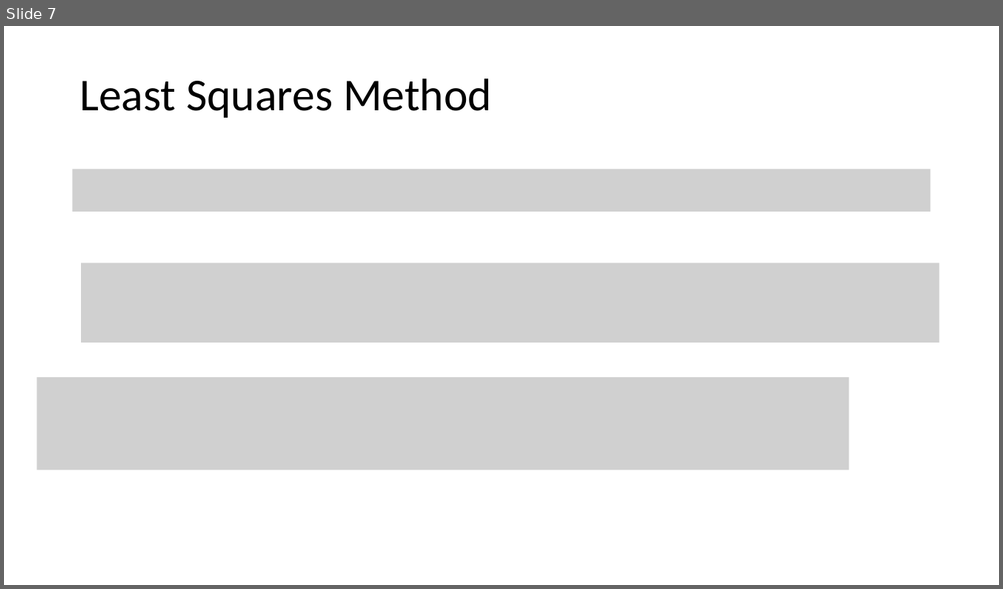
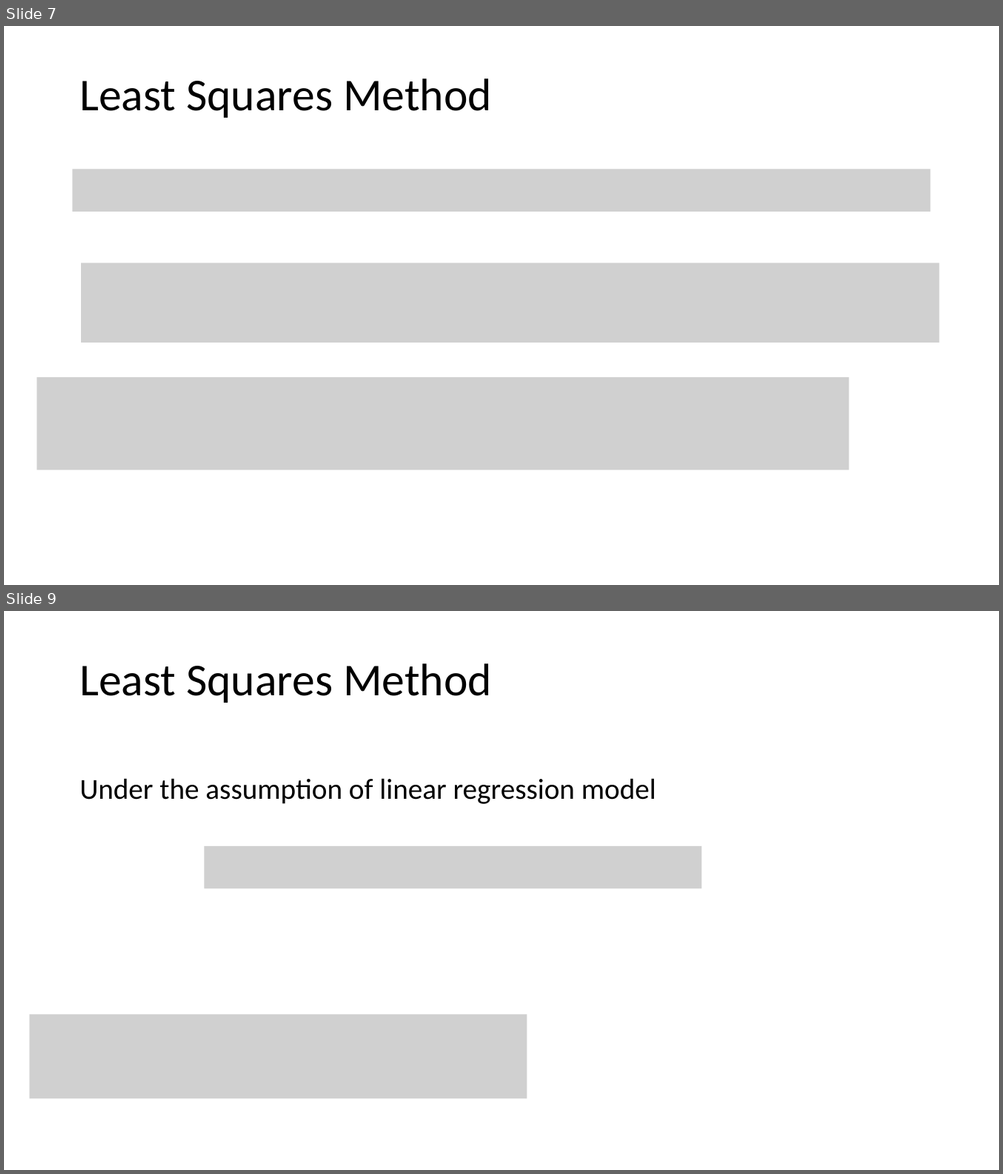
Before and after one commit to tianzheng4/tianzheng4.github.io, a slide deck: _umkc-teaching/slides/Lecture3.pptx. Shown one above the other, each under a label of ours: slide 7 before the commit, slides 7 and 9 after it; the slides between them are not shown. The pictures are 1003x589 and 1003x1174 pixels, drawn with LibreOffice and Linux fonts; fonts in the diff are those of the drawing; grey boxes stand for pictures. Boxes give left, top, right and bottom in pixels: in the first picture for what was removed or moved away, otherwise in the second. Text is boxed around its words. In the diff, an @@ line names an element or a change of style, - is before the commit and + after.

```diff
--- a/_umkc-teaching/slides/Lecture3.pptx
+++ b/_umkc-teaching/slides/Lecture3.pptx
@@ slide 9 added at [4,611,999,1170], background #FFFFFF @@
@@ title added at [79,664,492,703], 44 pt, text #000000 @@
+Least Squares Method
@@ text added at [79,778,656,804], 28 pt, text #000000 @@
+Under the assumption of linear regression model
@@ picture added at [204,846,702,889] @@
@@ picture added at [29,1014,527,1099] @@
```
Also in this commit, not shown: 1 slide changed, 2 other slides added, 1 slide removed, 6 other files.
